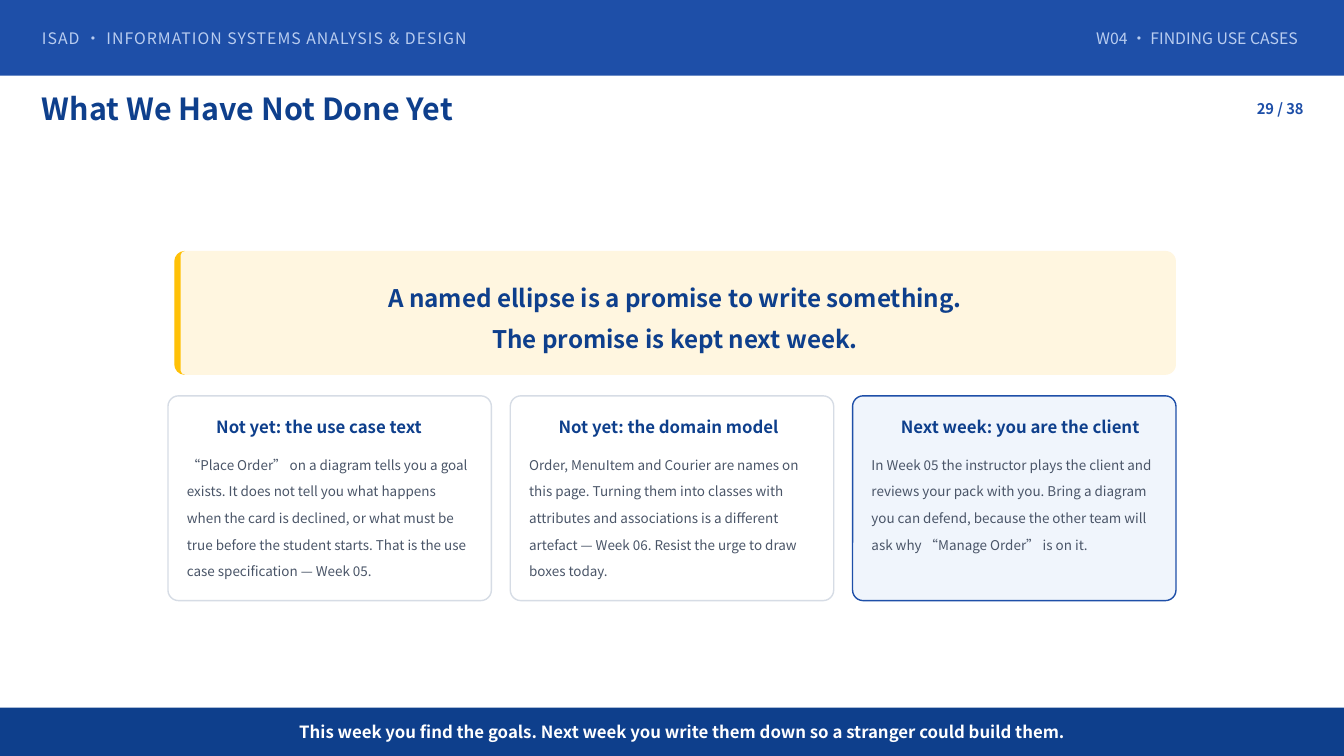
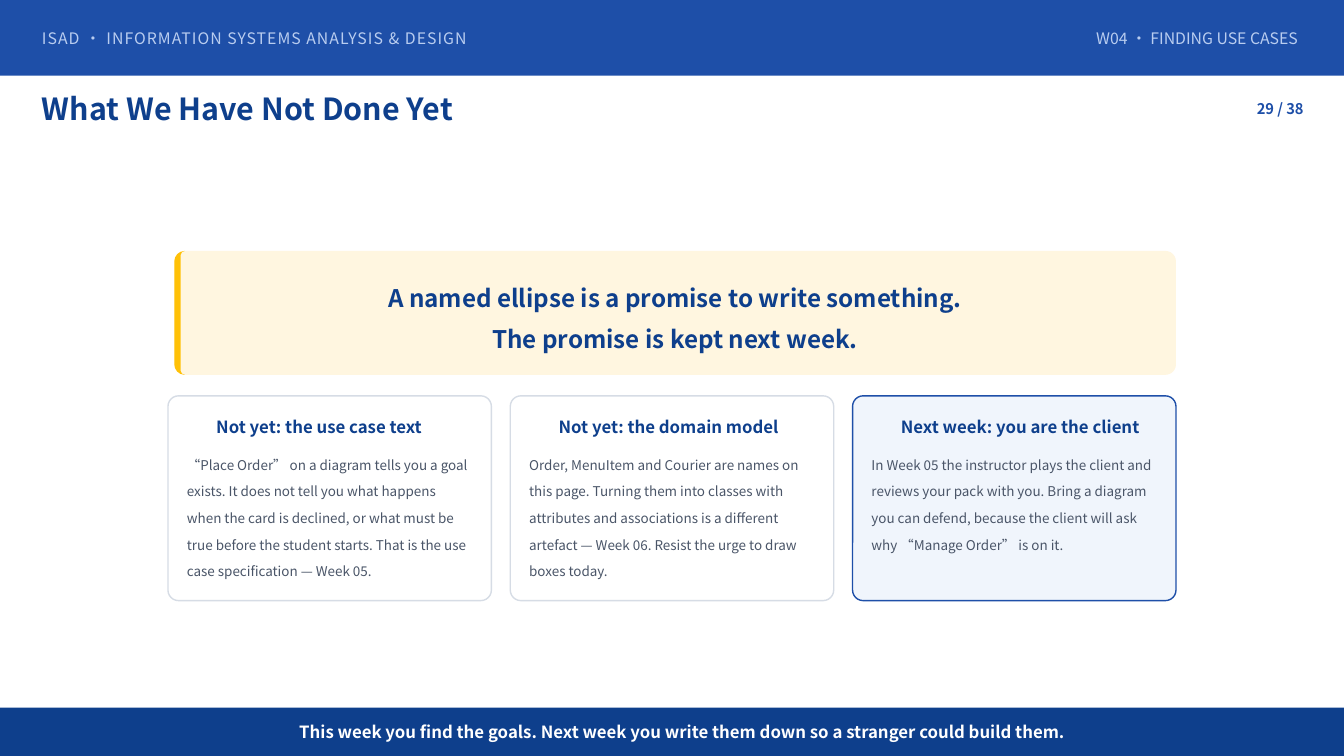
Before and after one commit to klausren/isad-course, a slide deck: slide 29 of 01-slides/W04-Requirements-and-Use-Case-Modeling.pptx. Drawn at 1344x756 pixels with LibreOffice and Linux fonts; fonts in the diff are those of the drawing; background and template pictures are left out. Boxes give left, top, right and bottom in pixels: in the first picture for what was removed or moved away, otherwise in the second. Text is boxed around its words. In the diff, an @@ line names an element or a change of style, - is before the commit and + after.

Commit message:
Add W04 lab sheet and rebuild W04 deck for the four-person cohort
- labs/Lab-04-W04-Finding-Actors-and-Use-Cases.md: Exercise 4.1 (actors, nine candidates), Exercise 4.2 (diagram + one sentence per dashed arrow), 15-min defence to the instructor as client, push-only submission (M1 tag on Oct 4)
- Lab Guide: Lab 4 entry now links the lab sheet and states today's deliverable
- W04 deck rebuilt: removed the two-team assumptions, corrected the M1 date line (Sun Oct 4)

```diff
--- a/01-slides/W04-Requirements-and-Use-Case-Modeling.pptx
+++ b/01-slides/W04-Requirements-and-Use-Case-Modeling.pptx
@@ text at (871, 459, 1151, 553): text changed @@
-In Week 05 the instructor plays the client and reviews your pack with you. Bring a diagram you can defend, because the other team will ask why “Manage Order” is on it.
+In Week 05 the instructor plays the client and reviews your pack with you. Bring a diagram you can defend, because the client will ask why “Manage Order” is on it.
```
Also in this commit, not shown: 3 other slides changed, 2 other files.
